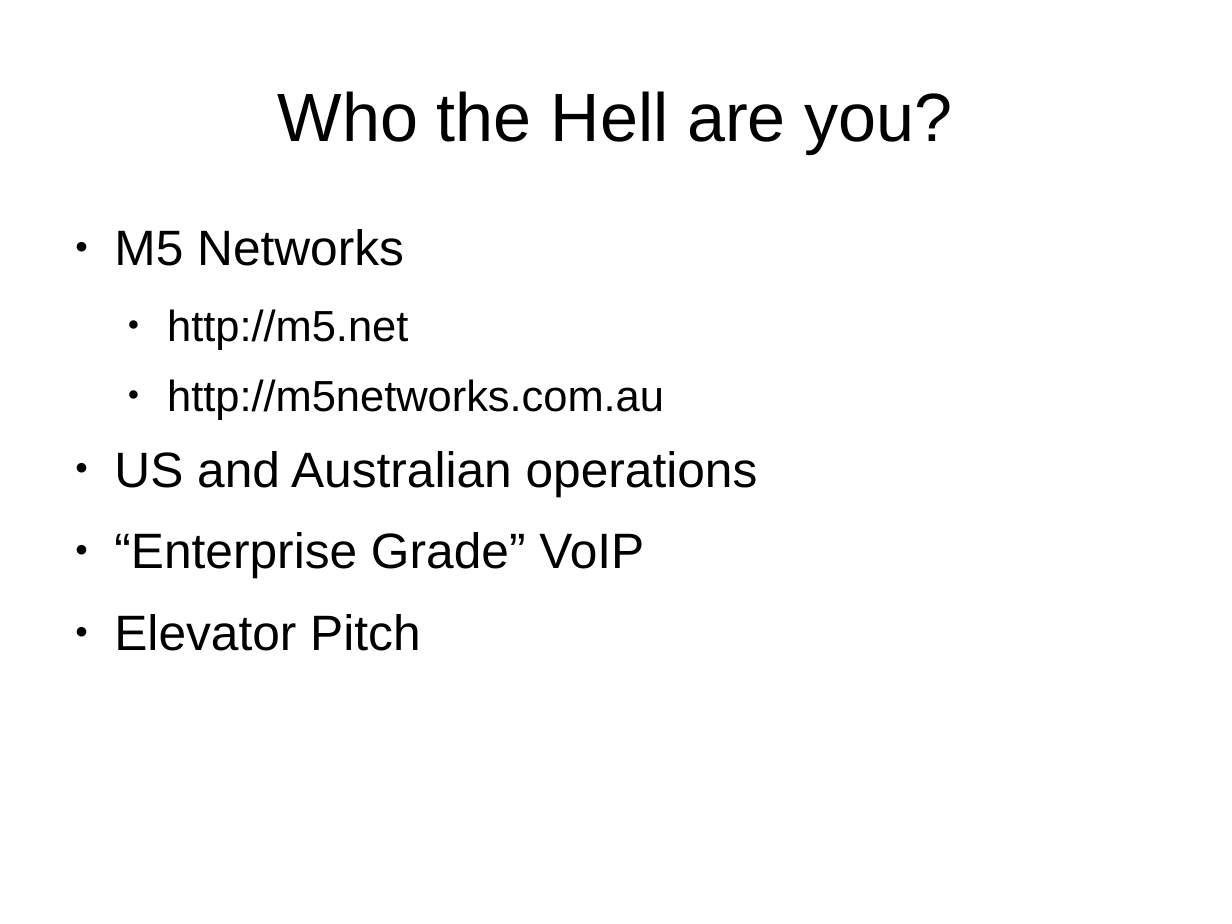
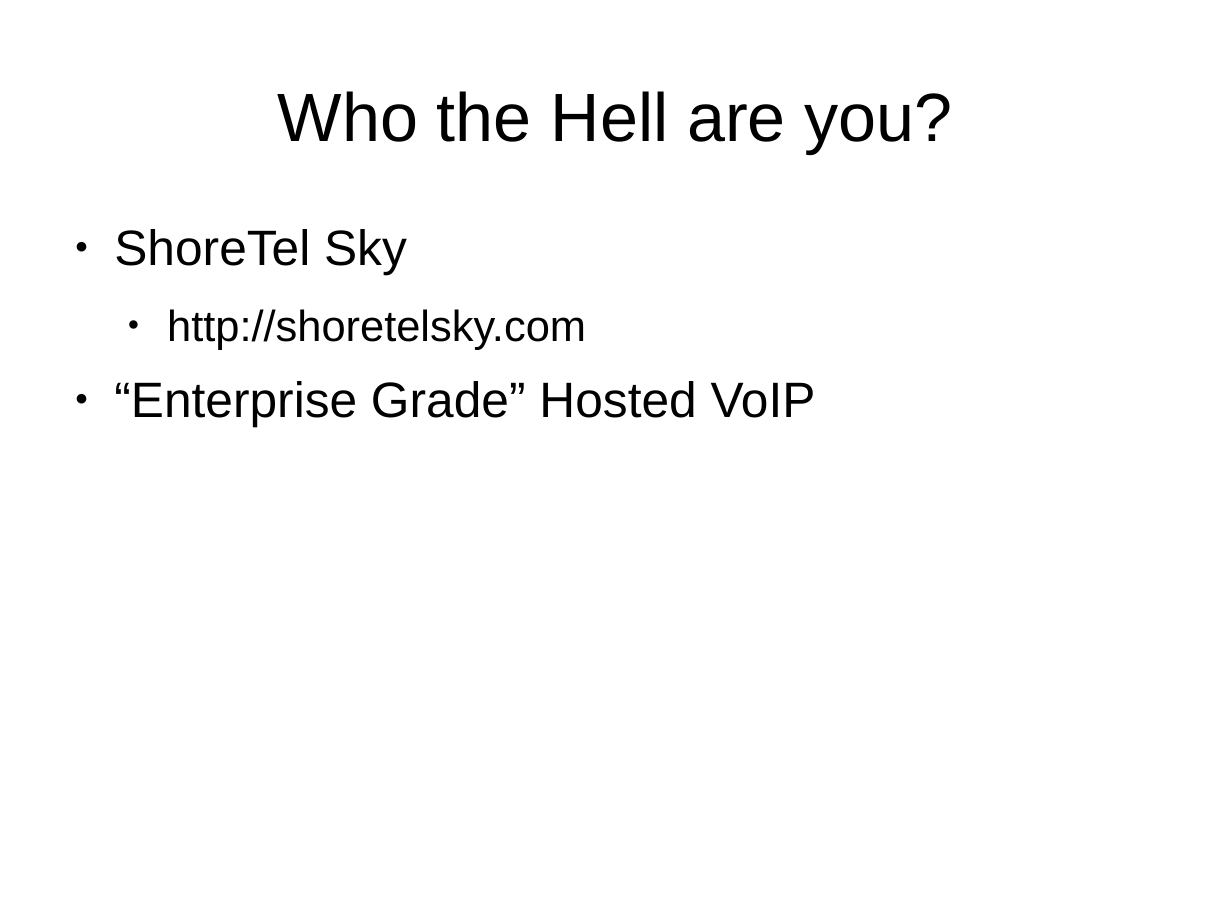
Before and after one commit to bernardd/OTPworkshop, a slide deck: slide 2 of Slides.odp. Drawn at 1232x924 pixels with LibreOffice and Linux fonts; fonts in the diff are those of the drawing. Boxes give left, top, right and bottom in pixels: in the first picture for what was removed or moved away, otherwise in the second. Text is boxed around its words. In the diff, an @@ line names an element or a change of style, - is before the commit and + after.

Commit message:
Update slides

```diff
--- a/Slides.odp
+++ b/Slides.odp
@@ text at bbox=[114, 229, 816, 426]: text changed @@
-● M5 Networks
-  ● http://m5.net
-  ● http://m5networks.com.au
-● US and Australian operations
-● “Enterprise Grade” VoIP
-● Elevator Pitch
+● ShoreTel Sky
+  ● http://shoretelsky.com
+● “Enterprise Grade” Hosted VoIP
```
Also in this commit, not shown: 9 slides added, 40 slides removed.
